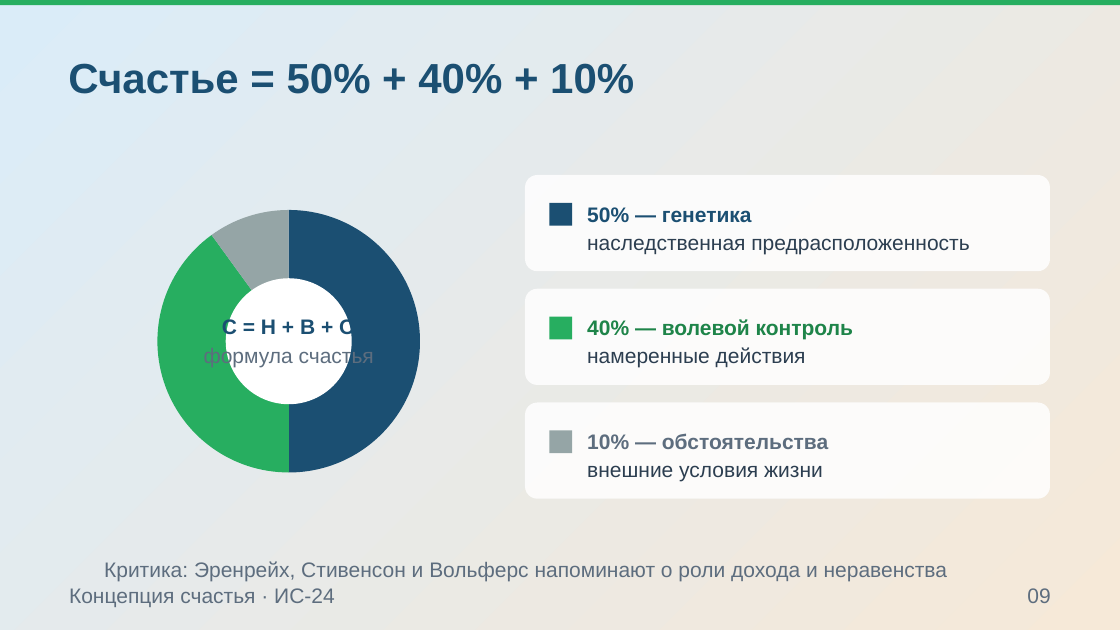
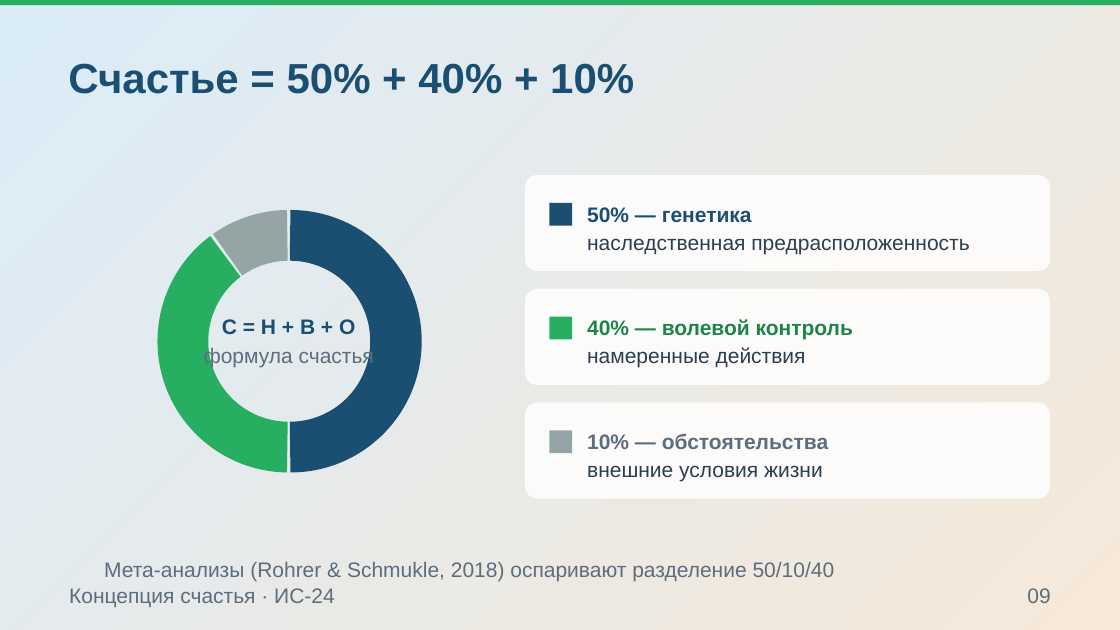
Before and after one commit to Pavel1778/Presentation-happy, a slide deck: slide 9 of .agents/projects/happiness_concept_ppt169_20261007/exports/happiness_concept_v5.pptx. Drawn at 1120x630 pixels with LibreOffice and Linux fonts; fonts in the diff are those of the drawing; background and template pictures are left out. Boxes give left, top, right and bottom in pixels: in the first picture for what was removed or moved away, otherwise in the second. Text is boxed around its words. In the diff, an @@ line names an element or a change of style, - is before the commit and + after.

```diff
--- a/.agents/projects/happiness_concept_ppt169_20261007/exports/happiness_concept_v5.pptx
+++ b/.agents/projects/happiness_concept_ppt169_20261007/exports/happiness_concept_v5.pptx
@@ freeform shape at <box>146,236,287,472</box>: outline redrawn @@
@@ freeform shape: place and size @@
-freeform shape at <box>212,210,289,341</box>
+freeform shape at <box>213,210,288,276</box>
@@ freeform shape at <box>290,210,422,472</box>: outline redrawn @@
@@ ellipse removed at <box>226,278,352,404</box> @@
@@ text "С = Н + В ..." rewrapped from <box>222,317,355,338</box> to <box>222,319,355,334</box> @@
@@ text removed at <box>104,561,947,581</box> @@
-Критика: Эренрейх, Стивенсон и Вольферс напоминают о роли дохода и неравенства
@@ text added at <box>104,562,835,581</box>, 18 pt, text #5D6D7E @@
+Мета-анализы (Rohrer & Schmukle, 2018) оспаривают разделение 50/10/40
```
Also in this commit, not shown: 14 other slides changed, 40 other files.
